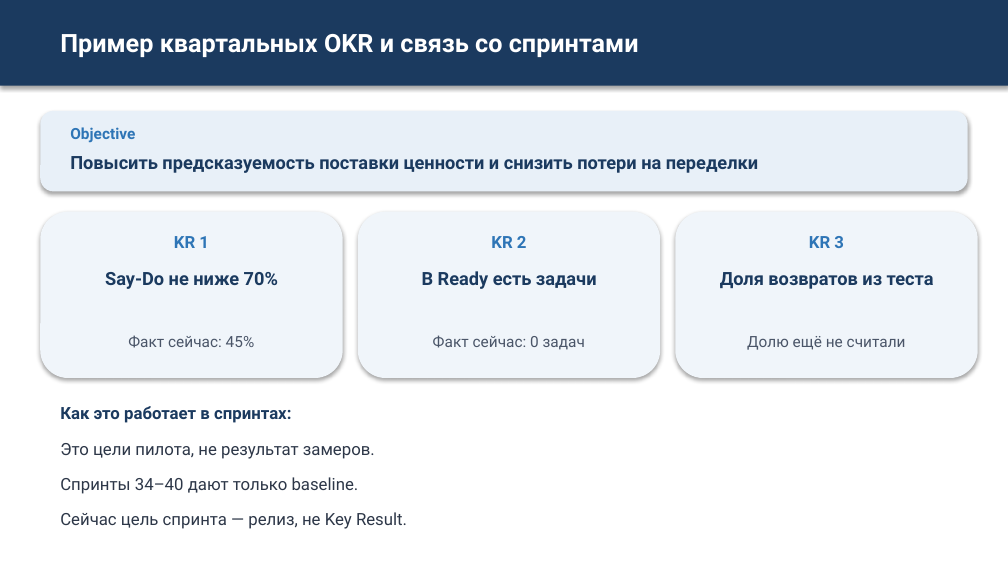
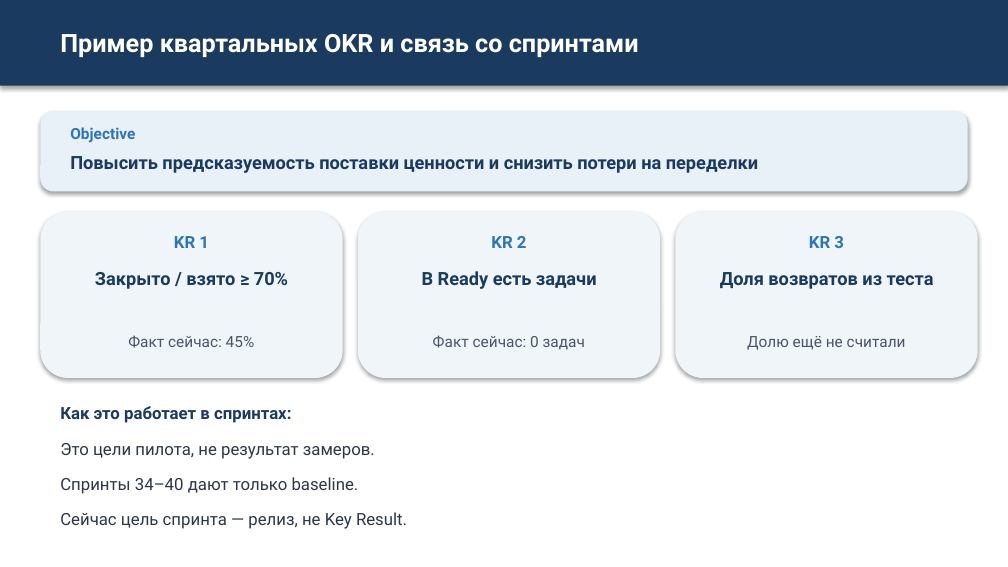
Before and after one commit to camelot270/otus_work, a slide deck: slide 13 of docs/Zashita_proekta_Skvoznoe_planirovanie.pptx. Drawn at 1008x567 pixels with LibreOffice and Linux fonts; fonts in the diff are those of the drawing. Boxes give left, top, right and bottom in pixels: in the first picture for what was removed or moved away, otherwise in the second. Text is boxed around its words. In the diff, an @@ line names an element or a change of style, - is before the commit and + after.

```diff
--- a/docs/Zashita_proekta_Skvoznoe_planirovanie.pptx
+++ b/docs/Zashita_proekta_Skvoznoe_planirovanie.pptx
@@ text at box(95, 272, 288, 289): text changed @@
-Say-Do не ниже 70%
+Закрыто / взято ≥ 70%
```
Also in this commit, not shown: 3 other slides changed.
